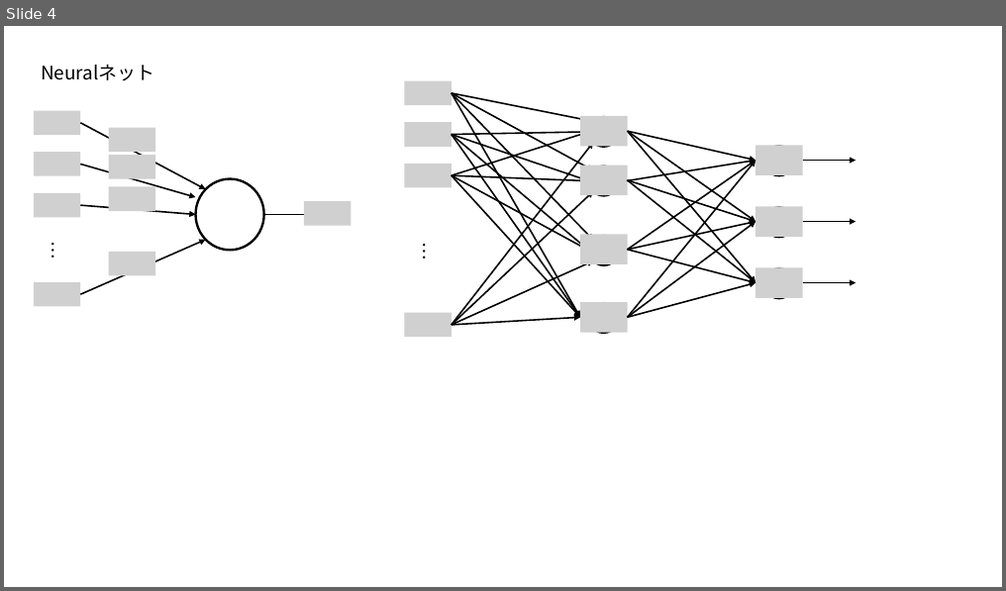
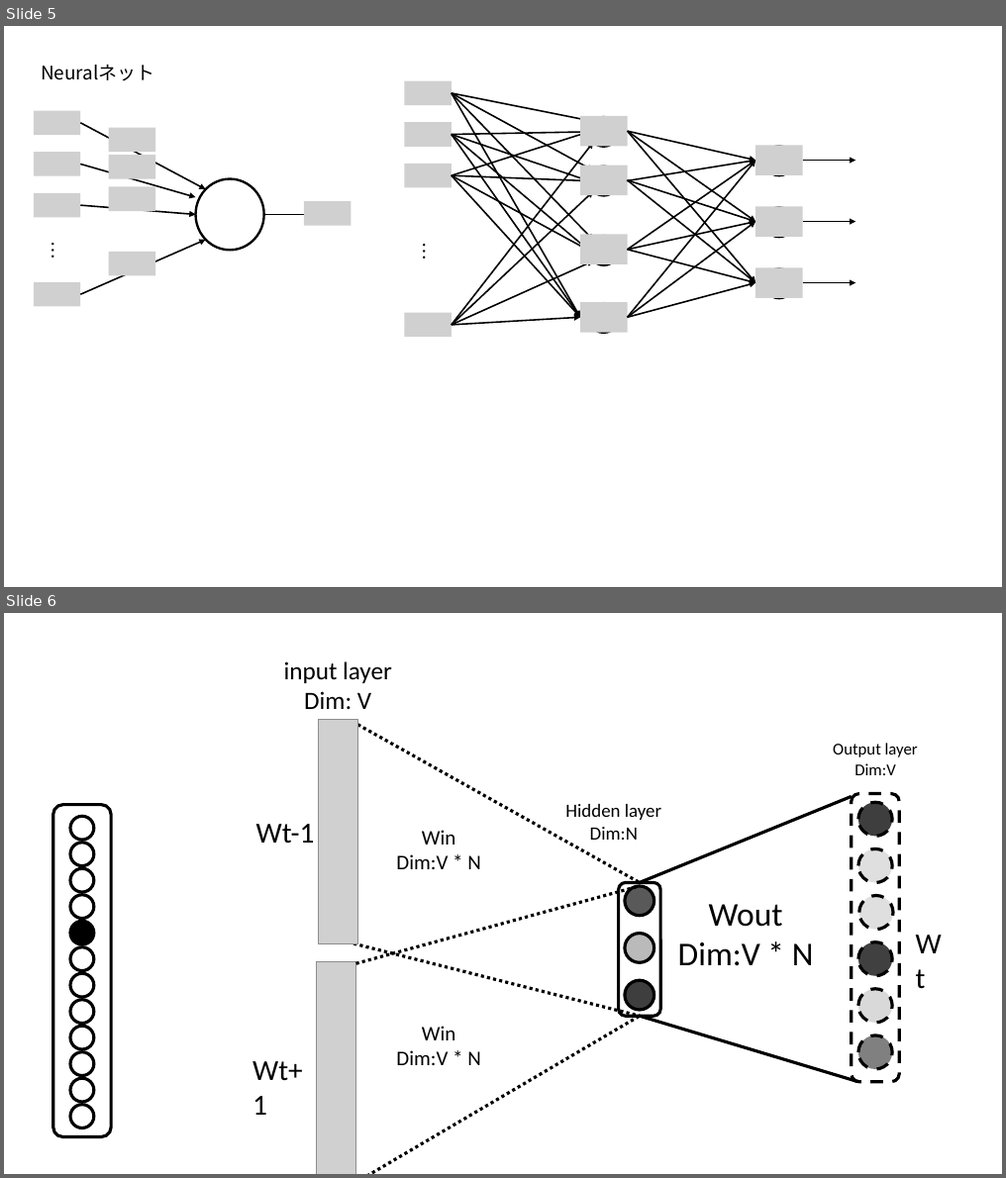
Before and after one commit to Poler382/thesis, a slide deck: pptx/図を作る用.pptx. Shown one above the other, each under a label of ours: slide 4 before the commit, slides 5 and 6 after it. The pictures are 1006x591 and 1006x1178 pixels, drawn with LibreOffice and Linux fonts; fonts in the diff are those of the drawing; grey boxes stand for pictures. Boxes give left, top, right and bottom in pixels: in the first picture for what was removed or moved away, otherwise in the second. Text is boxed around its words. In the diff, an @@ line names an element or a change of style, - is before the commit and + after.

```diff
--- a/pptx/図を作る用.pptx
+++ b/pptx/図を作る用.pptx
@@ slide 6 added at box(4, 613, 1002, 1174), background #FFFFFF @@
@@ group added at box(252, 662, 952, 1174): 9 texts, 9 ellipses, 6 lines, 2 rounded rectangles, 2 pictures @@
+input layer
+Dim: V
+Win
+Dim:V * N
+Wout
+Dim:V * N
+Output layer
+Dim:V
+Hidden layer
+Dim:N
+Win
+Dim:V * N
+Wt+1
+Wt-1
+Wt
@@ group added at box(54, 805, 111, 1137): 12 ellipses, 1 rounded rectangle @@
@@ what was slide 4 is now slide 5 @@
```
Also in this commit, not shown: 5 slides changed, 5 other slides added, 1 slide removed, 15 other files.
